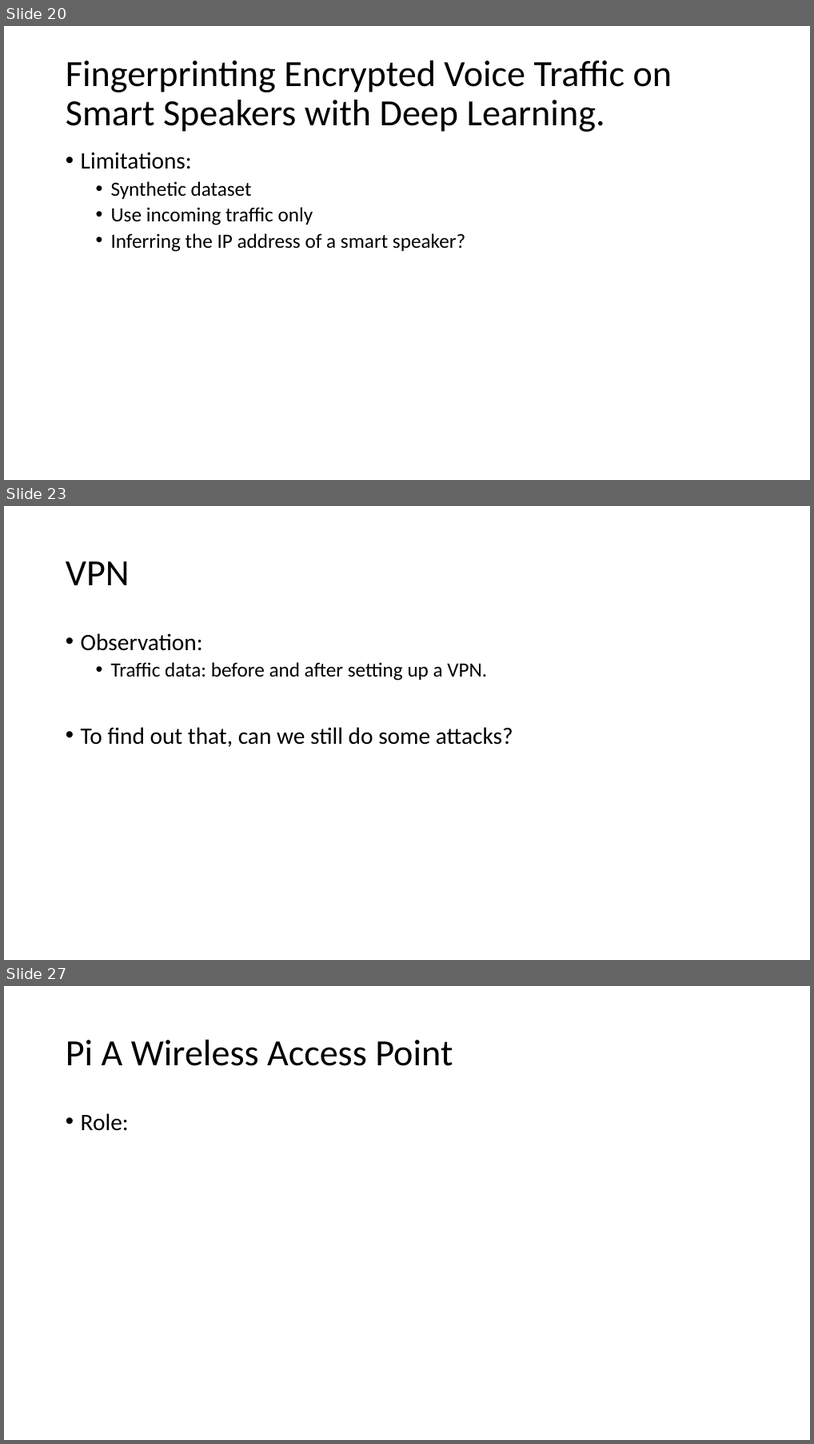
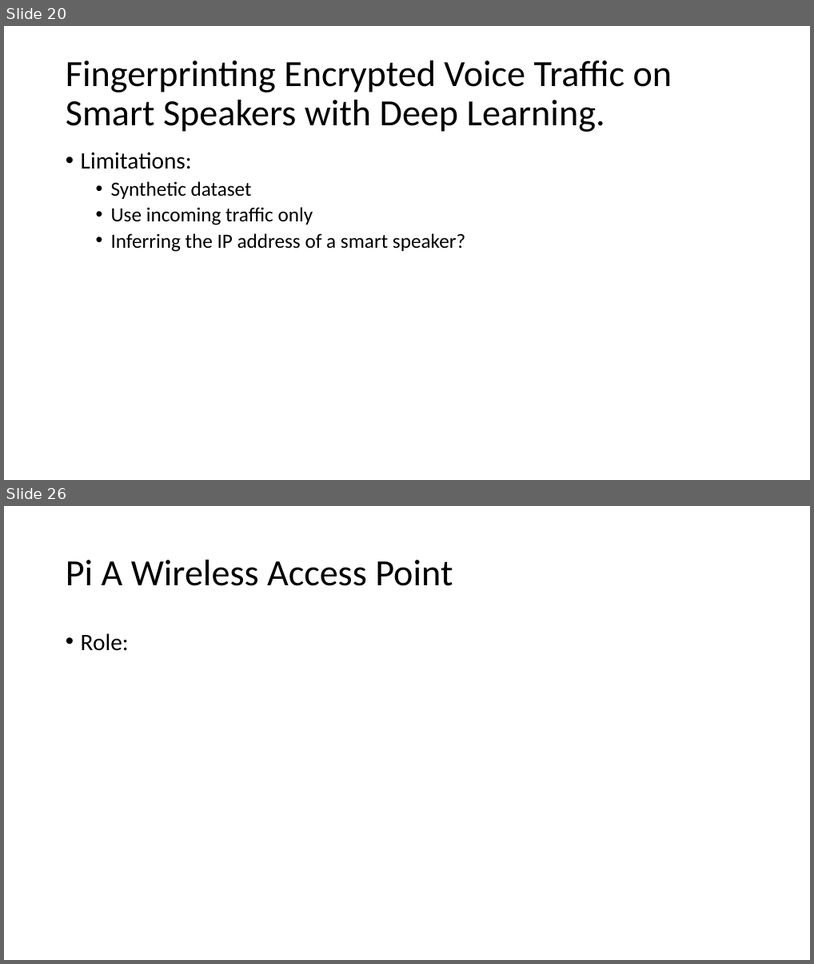
Before and after one commit to GXG-CS/Pi-Alexa, a slide deck: Presentation1.pptx. Shown one above the other, each under a label of ours: slides 20, 23 and 27 before the commit, slides 20 and 26 after it; the slides between them are not shown. The pictures are 814x1444 and 814x964 pixels, drawn with LibreOffice and Linux fonts; fonts in the diff are those of the drawing. Boxes give left, top, right and bottom in pixels: in the first picture for what was removed or moved away, otherwise in the second. Text is boxed around its words. In the diff, an @@ line names an element or a change of style, - is before the commit and + after.

```diff
--- a/Presentation1.pptx
+++ b/Presentation1.pptx
@@ slide 23 removed at [4, 506, 810, 960], background #FFFFFF @@
@@ title removed at [66, 561, 130, 585] @@
-VPN
@@ text removed at [81, 633, 514, 747] @@
-• Observation:
-  • Traffic data: before and after setting up a VPN.
-• To find out that, can we still do some attacks?
@@ what was slide 27 is now slide 26 @@
```
Also in this commit, not shown: 3 slides changed, 2 slides added, 2 other slides removed.
